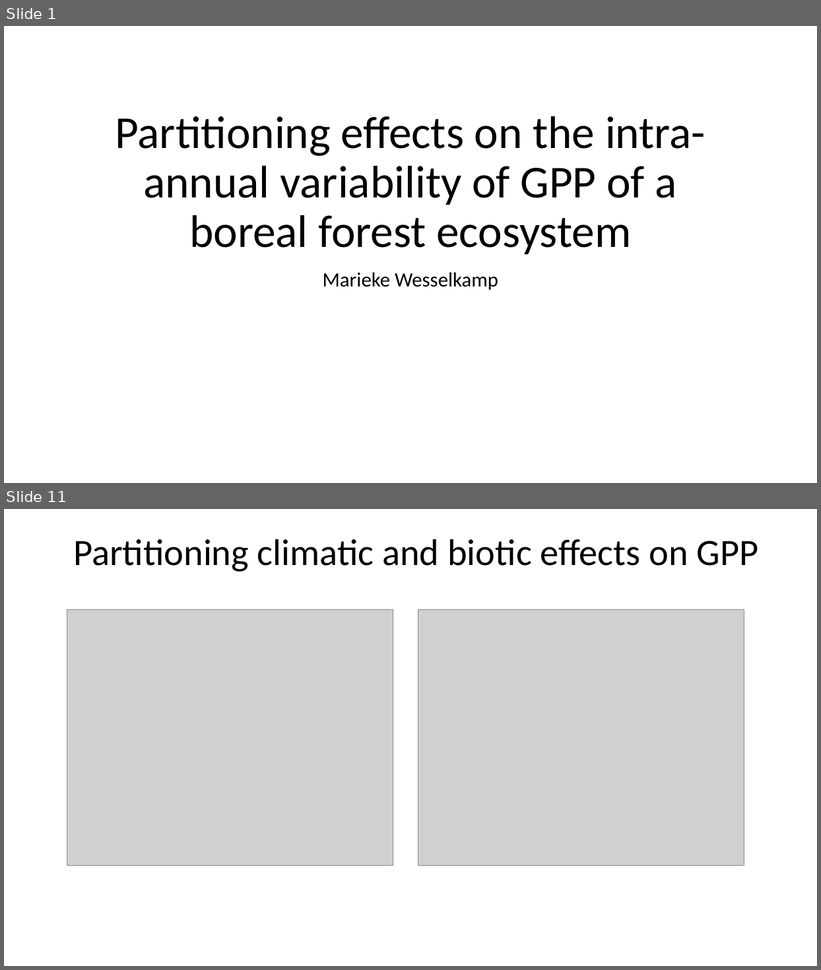
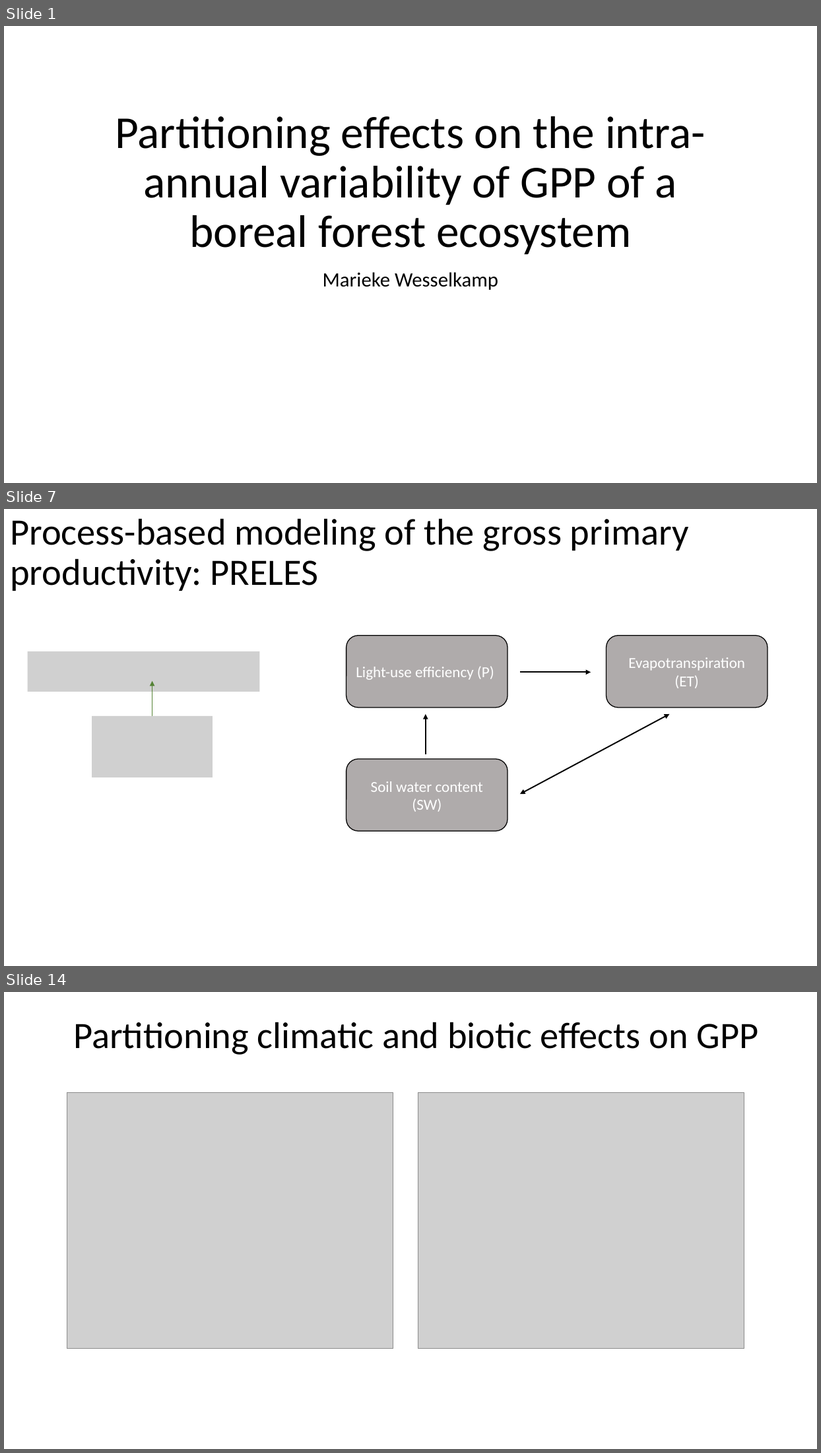
Before and after one commit to MWesselkamp/Intern_MPI_Jena, a slide deck: presentation/presi.pptx. Shown one above the other, each under a label of ours: slides 1 and 11 before the commit, slides 1, 7 and 14 after it; the slides between them are not shown. The pictures are 821x970 and 821x1453 pixels, drawn with LibreOffice and Linux fonts; fonts in the diff are those of the drawing; grey boxes stand for pictures. Boxes give left, top, right and bottom in pixels: in the first picture for what was removed or moved away, otherwise in the second. Text is boxed around its words. In the diff, an @@ line names an element or a change of style, - is before the commit and + after.

```diff
--- a/presentation/presi.pptx
+++ b/presentation/presi.pptx
@@ slide 7 added at (4,509,817,966), background #FFFFFF @@
@@ title added at (10,518,689,591), 44 pt, text #000000 @@
+Process-based modeling of the gross primary productivity: PRELES
@@ rounded rectangle added at (346,636,508,708), fill #AFABAB, outline #000000 1 pt, 18 pt, text #FFFFFF @@
+Light-use efficiency (P)
@@ rounded rectangle added at (607,636,768,708), fill #AFABAB, outline #000000 1 pt, 18 pt, text #FFFFFF @@
+Evapotranspiration (ET)
@@ picture added at (28,652,260,692) @@
@@ arrow added from (152, 722) to (152, 681), #548235 1.5 pt @@
@@ arrow added from (520, 673) to (591, 673), #000000 1.5 pt @@
@@ picture added at (92,716,213,778) @@
@@ arrow added from (426, 755) to (426, 714), #000000 1.5 pt @@
@@ double arrow added from (669, 714) to (520, 795), #000000 1.5 pt @@
@@ rounded rectangle added at (346,759,508,831), fill #AFABAB, outline #000000 1 pt, 18 pt, text #FFFFFF @@
+Soil water content (SW)
@@ what was slide 11 is now slide 14 @@
```
Also in this commit, not shown: 5 slides changed, 7 other slides added, 4 slides removed, 14 other files.
